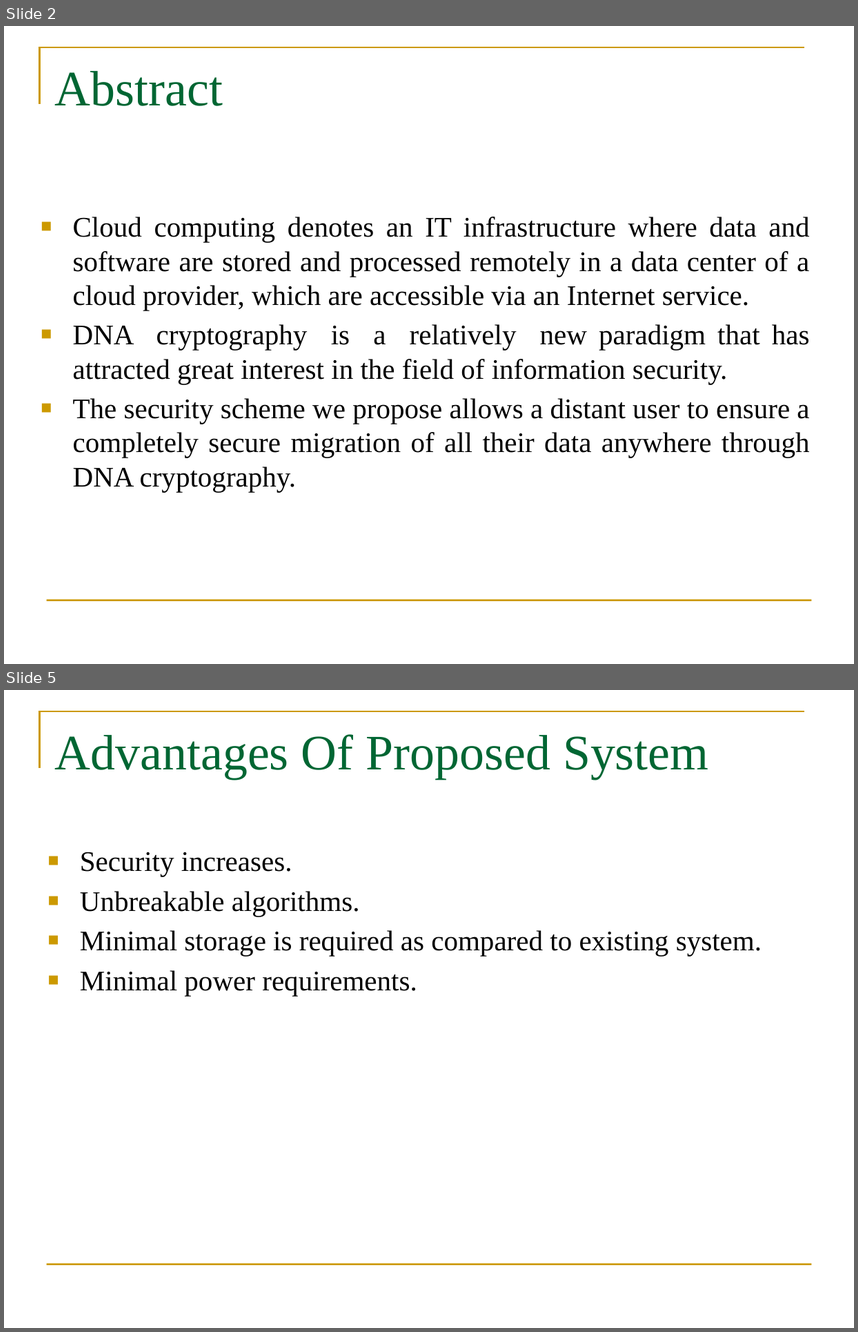
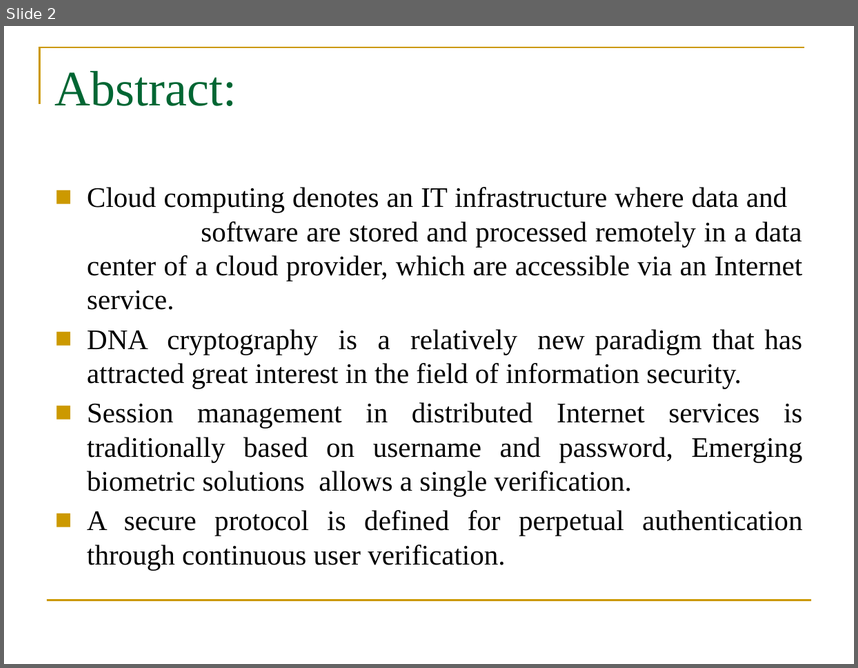
Before and after one commit to Lakshmi544-lab/A5-SRIT-2020, a slide deck: DNA for review0.pptx. Shown one above the other, each under a label of ours: slides 2 and 5 before the commit, slide 2 after it; the slides between them are not shown. The pictures are 858x1332 and 858x668 pixels, drawn with LibreOffice and Linux fonts; fonts in the diff are those of the drawing; background and template pictures are left out. Boxes give left, top, right and bottom in pixels: in the first picture for what was removed or moved away, otherwise in the second. Text is boxed around its words. In the diff, an @@ line names an element or a change of style, - is before the commit and + after.

```diff
--- a/DNA for review0.pptx
+++ b/DNA for review0.pptx
@@ slide 5 removed at [4,690,854,1328], background #FFFFFF; not listed: 2 template elements that a slide beside it also shows @@
@@ title removed at [55,734,708,779] @@
-Advantages Of Proposed System
@@ text removed at [80,851,762,996] @@
-■ Security increases.
-■ Unbreakable algorithms.
-■ Minimal storage is required as compared to existing system.
-■ Minimal power requirements.
@@ slide 2 changed as well @@
@@ title at [55,71,237,106]: text changed @@
-Abstract
+Abstract:
@@ text "Cloud computing denotes an IT ...": place and size @@
-text "Cloud computing denotes an IT ..." at [73,216,810,492]
+text "Cloud computing denotes an IT ..." at [87,187,803,570]
@@ text at [87,402,802,570]: text changed @@
-■ The security scheme we propose allows a distant user to ensure a completely secure migration of all their data anywhere through DNA cryptography.
+■ Session management in distributed Internet services is traditionally based on username and password, Emerging biometric solutions allows a single verification.
+■ A secure protocol is defined for perpetual authentication through continuous user verification.
```
Also in this commit, not shown: 3 other slides changed, 10 slides added, 3 other slides removed.
